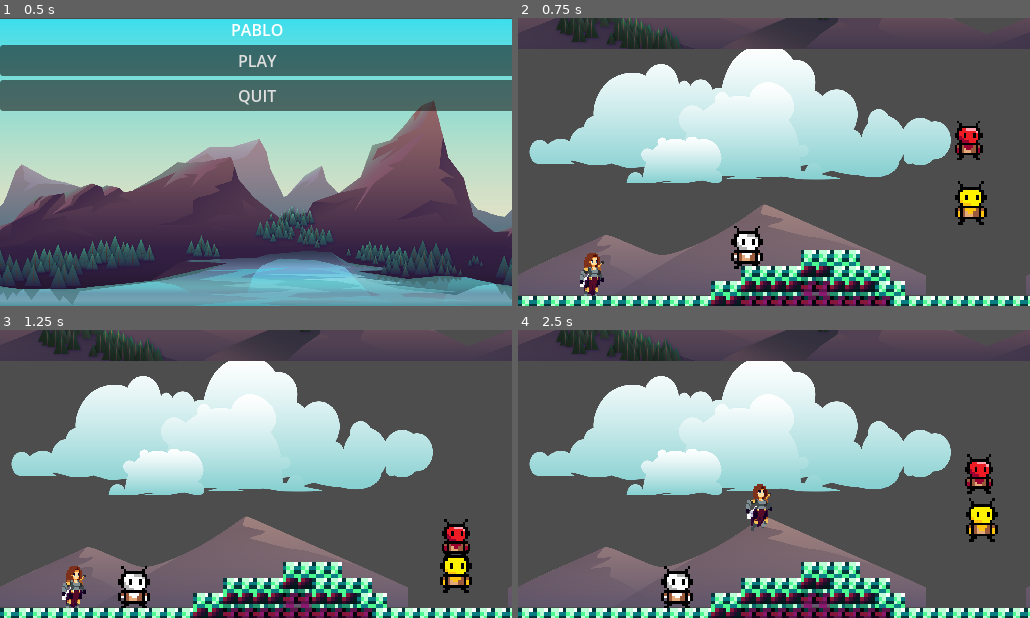
Above: before the commit, frames 1-4 (two rows, left to right).
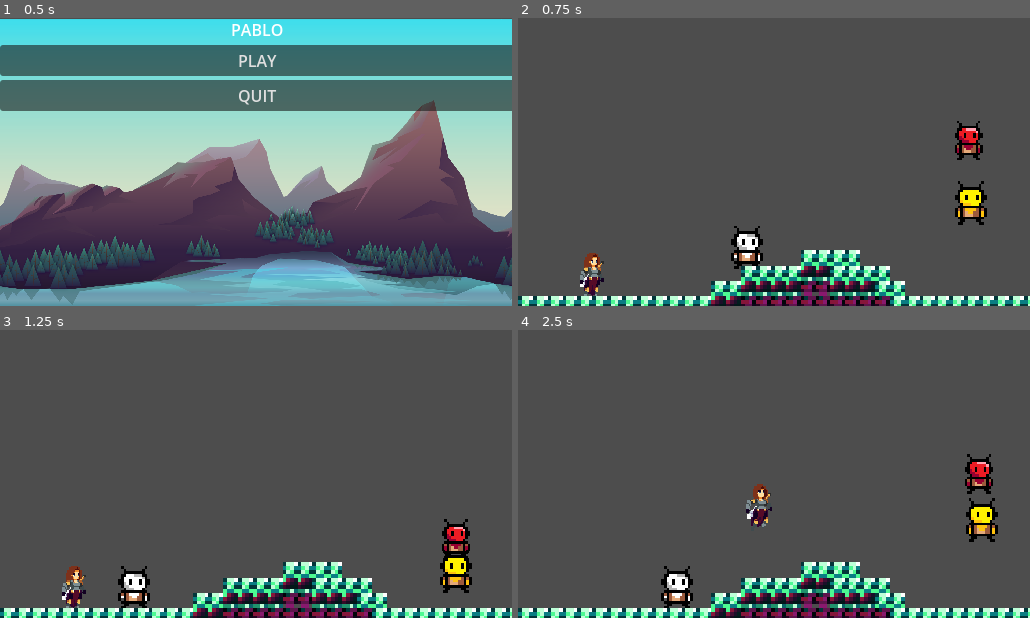
Above: after the commit, the same moments.

Repository: BaoQui/Pablo-s-Adventure
Game: Godot game, scene res://main_menu.tscn
Two runs of this game, one before a commit and one after it. Both use one fixed random seed, a clock stepped at 60 frames per second and the inputs below.
Inputs (mouse positions are in pixels of both pictures, inside the frame that each line leads up to):
- Up to frame 1 (0.5 s): no input
- Up to frame 2 (0.75 s): click "PLAY" at 0.5 s
- Up to frame 3 (1.25 s): no input
- Up to frame 4 (2.5 s): tap Enter (ui_accept) at 1.25, 1.52, 2.27 s; move the mouse to (886, 459) at 1.27 s; hold Right (ui_right) from 1.28 s (still down); move the mouse to (671, 488) at 2.02 s

Frame 1 is identical in both runs. In frame 2, 36% of the frame differs, in the area x 0-100%, y 0-97%; in frame 3, 36%; in frame 4, 36%.

Commit message:
working on shit
idk

Diff:
--- a/inventory.gd
+++ b/inventory.gd
@@ -7,7 +7,7 @@
 
 
 func _unhandled_input(event: InputEvent) -> void:
-	if event.is_action_pressed("ui_inventory"):
+	if event.is_action_pressed("ui_pause"):
 		toggle_visibility()
 
 
--- a/player.tscn
+++ b/player.tscn
@@ -42,11 +42,7 @@
 [ext_resource type="PackedScene" uid="uid://dmd5x0kojgurb" path="res://inventory.tscn" id="37_b88wv"]
 [ext_resource type="Texture2D" uid="uid://d0g84o2a72qq3" path="res://idle.png" id="39_vl8ci"]
 [ext_resource type="Script" uid="uid://dulle6p7fkd7f" path="res://character_body_2d.gd" id="41_ny14h"]
-[ext_resource type="Script" uid="uid://cl3d70rt0yylt" path="res://parallax_background.gd" id="42_bfour"]
-[ext_resource type="Texture2D" uid="uid://bp0cad4vc5bn1" path="res://Assets/game_background_2/layers/rocks_1.png" id="42_qwsg1"]
 [ext_resource type="Texture2D" uid="uid://cdij5xtw5bb1q" path="res://sr5z8f16caa261aws3(1).png" id="43_ieltc"]
-[ext_resource type="Texture2D" uid="uid://gxmq6j52td8a" path="res://Assets/game_background_2/layers/clouds_3.png" id="44_bfour"]
-[ext_resource type="Texture2D" uid="uid://csem2xvryjxo4" path="res://Assets/game_background_2/layers/rocks_2.png" id="46_8gr2b"]
 [ext_resource type="Texture2D" uid="uid://b7bs4kjhgljma" path="res://Assets/5. Mine Tileset - Starter Pack 16p/Mine_Tileset_1B_16.png" id="48_vl8ci"]
 [ext_resource type="Script" uid="uid://bvro0on48dsxr" path="res://bouncyenemy.gd" id="49_fddr8"]
 [ext_resource type="Texture2D" uid="uid://j0hw477eqgjd" path="res://pixil-frame-0.png" id="50_oybyf"]
@@ -714,40 +710,6 @@
 limit_top = 0
 limit_bottom = 0
 
-[node name="ParallaxBackground" type="ParallaxBackground" parent="."]
-script = ExtResource("42_bfour")
-
-[node name="ParallaxLayer" type="ParallaxLayer" parent="ParallaxBackground"]
-motion_mirroring = Vector2(340, 0)
-
-[node name="Sprite2D" type="Sprite2D" parent="ParallaxBackground/ParallaxLayer"]
-z_index = 3
-position = Vector2(142, -81)
-scale = Vector2(0.186979, 0.188889)
-texture = ExtResource("42_qwsg1")
-
-[node name="ParallaxLayer2" type="ParallaxLayer" parent="ParallaxBackground"]
-motion_scale = Vector2(0.2, 1)
-motion_mirroring = Vector2(340, 0)
-
-[node name="ParallaxLayer3" type="ParallaxLayer" parent="ParallaxBackground"]
-motion_scale = Vector2(0.5, 1)
-motion_mirroring = Vector2(340, 0)
-
-[node name="Sprite2D" type="Sprite2D" parent="ParallaxBackground/ParallaxLayer3"]
-position = Vector2(161, 80)
-scale = Vector2(0.186979, 0.188889)
-texture = ExtResource("44_bfour")
-
-[node name="ParallaxLayer4" type="ParallaxLayer" parent="ParallaxBackground"]
-motion_scale = Vector2(0.7, 0.7)
-motion_mirroring = Vector2(340, 0)
-
-[node name="Sprite2D" type="Sprite2D" parent="ParallaxBackground/ParallaxLayer4"]
-position = Vector2(136, 110)
-scale = Vector2(0.142448, 0.138889)
-texture = ExtResource("46_8gr2b")
-
 [node name="TileMapLayer" type="TileMapLayer" parent="."]
 tile_map_data = PackedByteArray("AADw/woAAQABAAAAAADx/woAAQABAAAAAADy/woAAQABAAAAAADz/woAAQABAAAAAAD0/woAAQABAAAAAAD1/w …(1472 unchanged characters)…
 tile_set = SubResource("TileSet_fddr8")
@@ -769,4 +731,7 @@
 scale = Vector2(0.708683, 0.708291)
 texture = ExtResource("50_oybyf")
 
+[node name="ParallaxBackground" type="ParallaxBackground" parent="."]
+visible = false
+
 [connection signal="body_entered" from="Player/PunchHitbox" to="Player" method="_on_punch_hitbox_body_entered"]
--- a/project.godot
+++ b/project.godot
@@ -14,6 +14,10 @@
 run/main_scene="uid://d4fic8yrcyaxq"
 config/features=PackedStringArray("4.4", "Forward Plus")
 config/icon="res://icon.svg"
+
+[autoload]
+
+inventoryManager="*res://scripts/inventoryManager.gd"
 
 [display]
 
@@ -52,11 +56,6 @@
 "events": [Object(InputEventKey,"resource_local_to_scene":false,"resource_name":"","device":-1,"window_id":0,"alt_press …(192 unchanged characters)…
 ]
 }
-inventory={
-"deadzone": 0.2,
-"events": [Object(InputEventKey,"resource_local_to_scene":false,"resource_name":"","device":0,"window_id":0,"alt_pressed":false,"shift_pressed":false,"ctrl_pressed":false,"meta_pressed":false,"pressed":false,"keycode":0,"physical_keycode":4194306,"key_label":0,"unicode":0,"location":0,"echo":false,"script":null)
-]
-}
 ui_dash={
 "deadzone": 0.2,
 "events": [Object(InputEventKey,"resource_local_to_scene":false,"resource_name":"","device":0,"window_id":0,"alt_presse …(194 unchanged characters)…
@@ -72,6 +71,11 @@
 "events": [Object(InputEventKey,"resource_local_to_scene":false,"resource_name":"","device":-1,"window_id":0,"alt_press …(192 unchanged characters)…
 ]
 }
+ui_pause={
+"deadzone": 0.2,
+"events": [Object(InputEventKey,"resource_local_to_scene":false,"resource_name":"","device":-1,"window_id":0,"alt_pressed":false,"shift_pressed":false,"ctrl_pressed":false,"meta_pressed":false,"pressed":false,"keycode":0,"physical_keycode":80,"key_label":0,"unicode":112,"location":0,"echo":false,"script":null)
+]
+}
 
 [rendering]
 
Renamed: Kinventory/Card.gd -> Card.gd
Renamed: Kinventory/Card.gd.uid -> Card.gd.uid
Renamed: Kinventory/CardInventory.gd -> CardInventory.gd
Renamed: Kinventory/CardInventory.gd.uid -> CardInventory.gd.uid
Not shown: 1 places in player.tscn that only renumber resources
